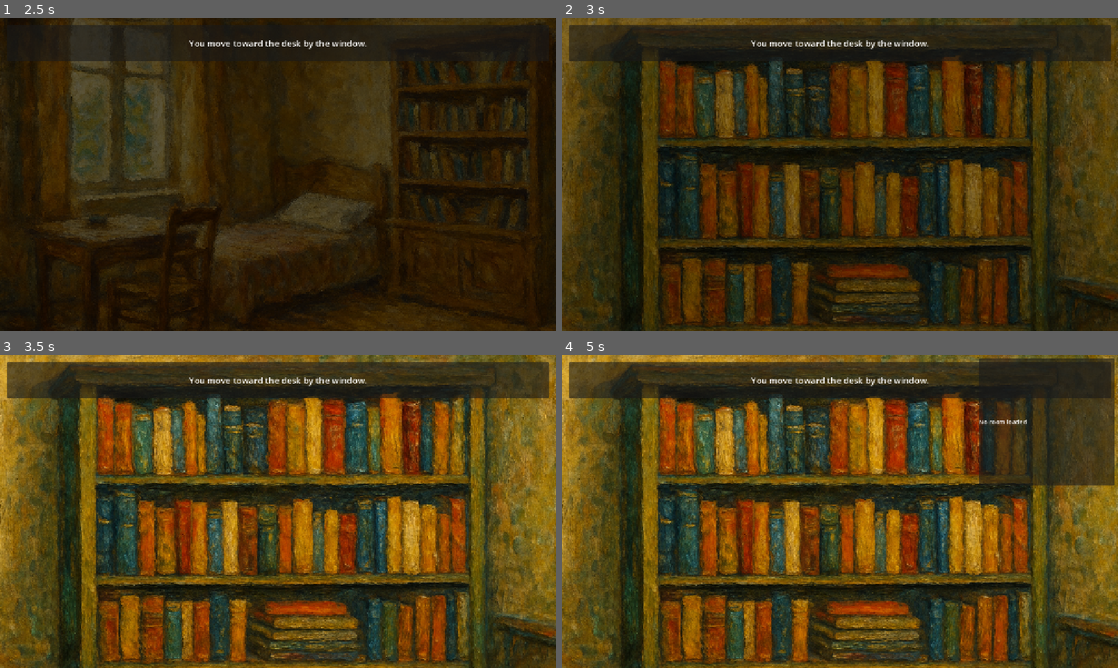
Above: before the commit, frames 1-4 (two rows, left to right).
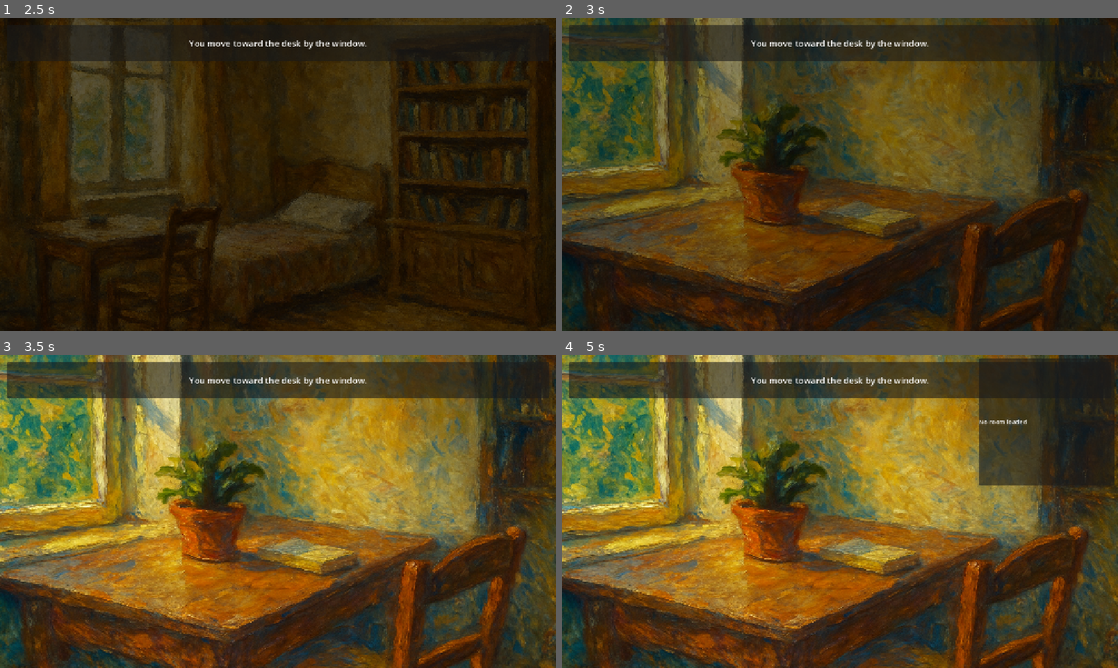
Above: after the commit, the same moments.

Repository: Cypaloma/Godot-ClickKit
Game: Godot game, scene res://demo/main.tscn
Same seed, same stepped clock (60 frames per second), same inputs: the game is played once before the commit and once after it.
Inputs (mouse positions are in pixels of both pictures, inside the frame that each line leads up to):
- Up to frame 1 (2.5 s): click "Start Game" at 0.5 s; tap Enter at 1.25 s; move the mouse to (133, 262) at 1.27 s; click (133, 262) at 1.42 s; tap Space at 2 s; move the mouse to (544, 221) at 2.02 s; click (544, 221) at 2.17 s
- Up to frame 2 (3 s): move the mouse to (840, 299) at 2.77 s; click (840, 299) at 2.92 s
- Up to frame 3 (3.5 s): no input
- Up to frame 4 (5 s): tap Enter at 3.5 s; move the mouse to (812, 574) at 3.52 s; click (812, 574) at 3.67 s; tap Space at 4.25 s; move the mouse to (1006, 558) at 4.27 s; click (1006, 558) at 4.42 s; tap F1 (toggle_debug) at 4.9 s

Frame 1 is identical in both runs. In frame 2, 65% of the frame differs, in the area x 0-100%, y 0-100%; in frame 3, 83%; in frame 4, 79%.

Commit message:
Fix swapped room backgrounds and remove duplicate Menu.tscn

Diff:
--- a/demo/rooms/Bedroom_bookshelf.tscn
+++ b/demo/rooms/Bedroom_bookshelf.tscn
@@ -1,7 +1,7 @@
 [gd_scene load_steps=5 format=3 uid="uid://qd1pwhvw18yr"]
 
 [ext_resource type="Script" uid="uid://c2b6bvb5ed7lr" path="res://scripts/Room.gd" id="1"]
-[ext_resource type="Texture2D" uid="uid://c1f6bb7mwwsm2" path="res://assets/bedroom/RoomLeft.png" id="2"]
+[ext_resource type="Texture2D" uid="uid://c1f3p5njxlbkg" path="res://assets/bedroom/RoomRight.png" id="2"]
 [ext_resource type="Script" uid="uid://dbmqcxdh7yxd8" path="res://scripts/Hotspot.gd" id="3"]
 
 [sub_resource type="RectangleShape2D" id="1"]
--- a/demo/rooms/Bedroom_desk.tscn
+++ b/demo/rooms/Bedroom_desk.tscn
@@ -1,7 +1,7 @@
 [gd_scene load_steps=5 format=3 uid="uid://cxt7luq1ckmdf"]
 
 [ext_resource type="Script" uid="uid://c2b6bvb5ed7lr" path="res://scripts/Room.gd" id="1"]
-[ext_resource type="Texture2D" uid="uid://c1f3p5njxlbkg" path="res://assets/bedroom/RoomRight.png" id="2"]
+[ext_resource type="Texture2D" uid="uid://c1f6bb7mwwsm2" path="res://assets/bedroom/RoomLeft.png" id="2"]
 [ext_resource type="Script" uid="uid://dbmqcxdh7yxd8" path="res://scripts/Hotspot.gd" id="3"]
 
 [sub_resource type="RectangleShape2D" id="1"]
--- a/scripts/DebugOverlay.gd
+++ b/scripts/DebugOverlay.gd
@@ -18,10 +18,20 @@
 	# Connect to room changes
 	SignalBus.request_change_room.connect(_on_room_changing)
 
+	print("DebugOverlay: Ready! Press F12 to toggle debug mode.")
+
 func _input(event: InputEvent) -> void:
-	if event.is_action_pressed("toggle_debug"):
-		debug_enabled = !debug_enabled
-		_update_debug_display()
+	if event is InputEventKey and event.pressed:
+		if event.keycode == KEY_F12 or event.physical_keycode == KEY_F12:
+			print("DebugOverlay: F12 detected via _input!")
+			debug_enabled = !debug_enabled
+			_update_debug_display()
+			get_viewport().set_input_as_handled()
+		elif event.is_action_pressed("toggle_debug"):
+			print("DebugOverlay: toggle_debug action detected!")
+			debug_enabled = !debug_enabled
+			_update_debug_display()
+			get_viewport().set_input_as_handled()
 
 ## Updates the debug display based on current state
 func _update_debug_display() -> void:
